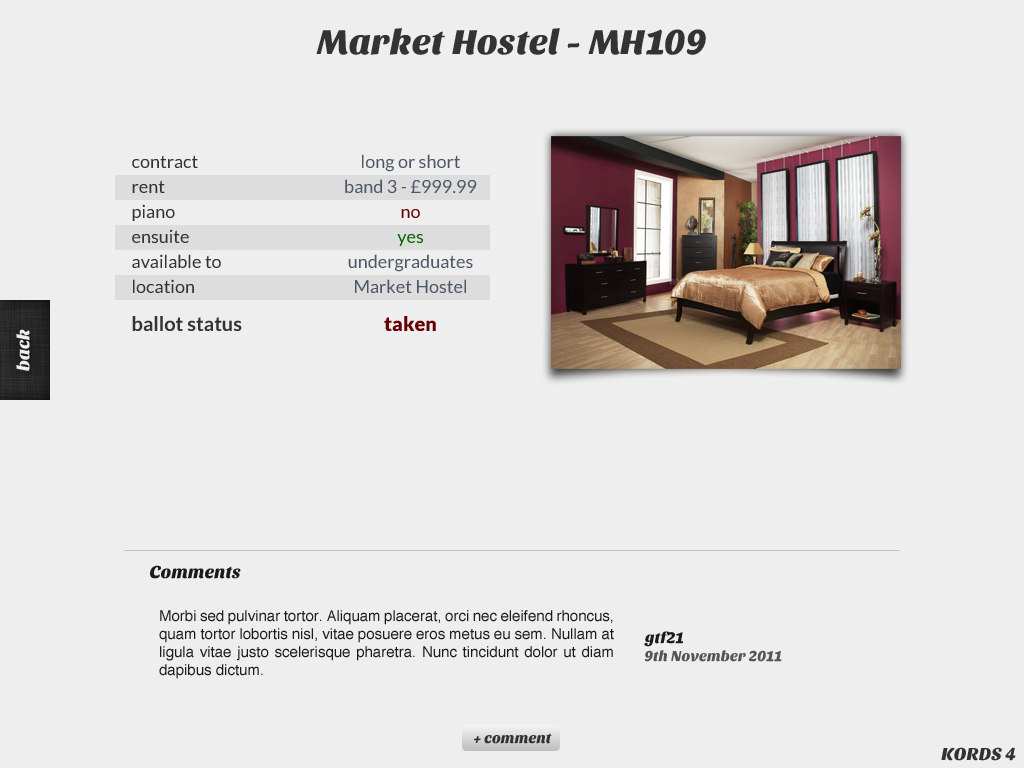
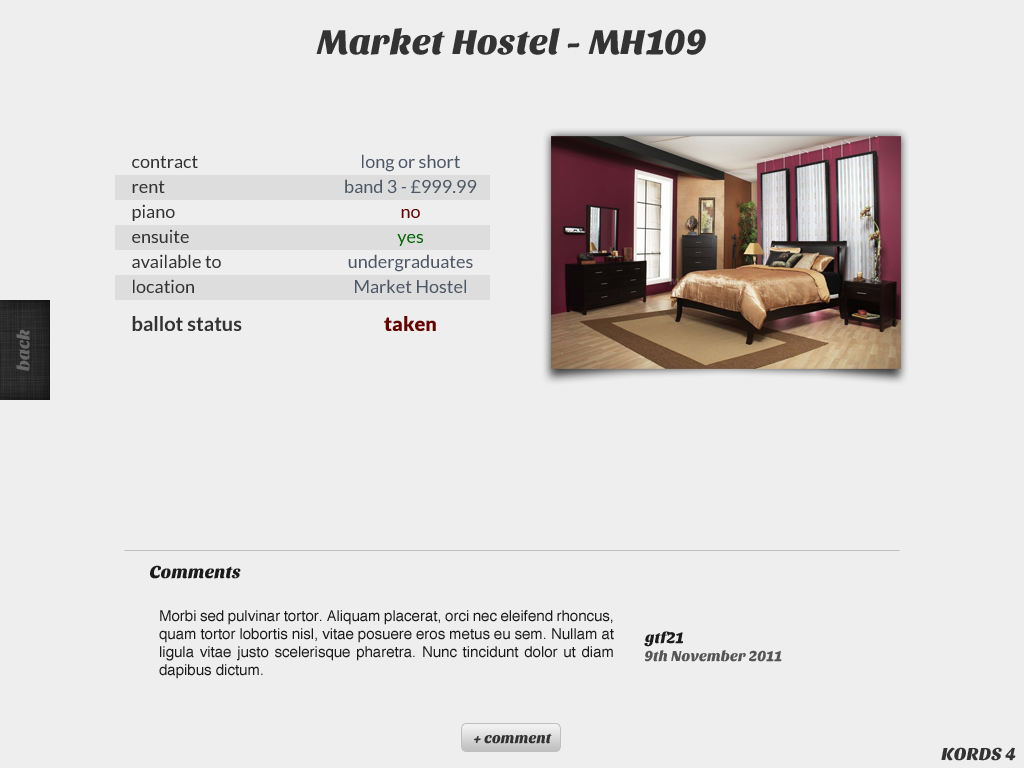
Revision of a layered 1024 × 768 image; what changed, layer by layer:
"back": opacity 100% → 30% over [16, 329, 30, 371]
